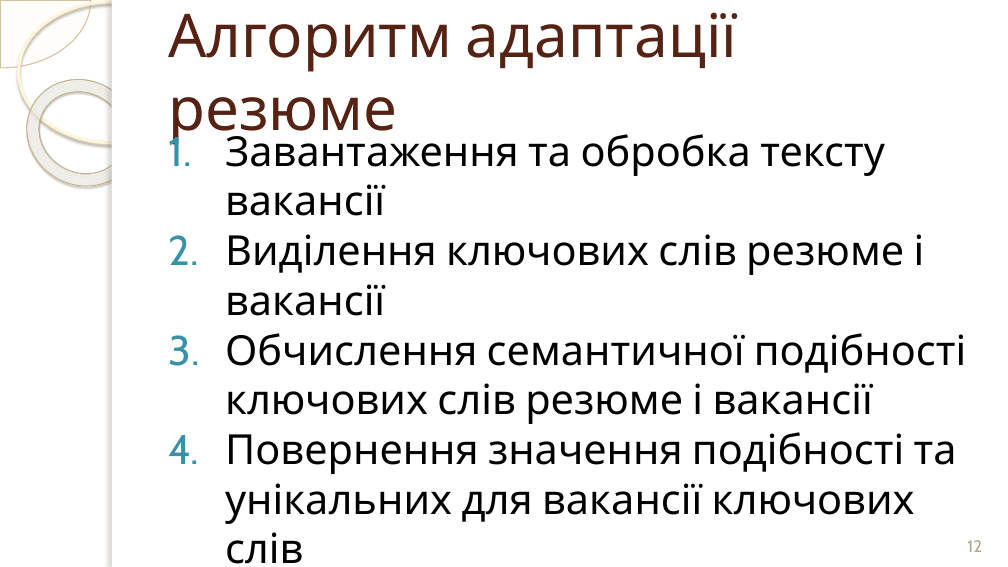
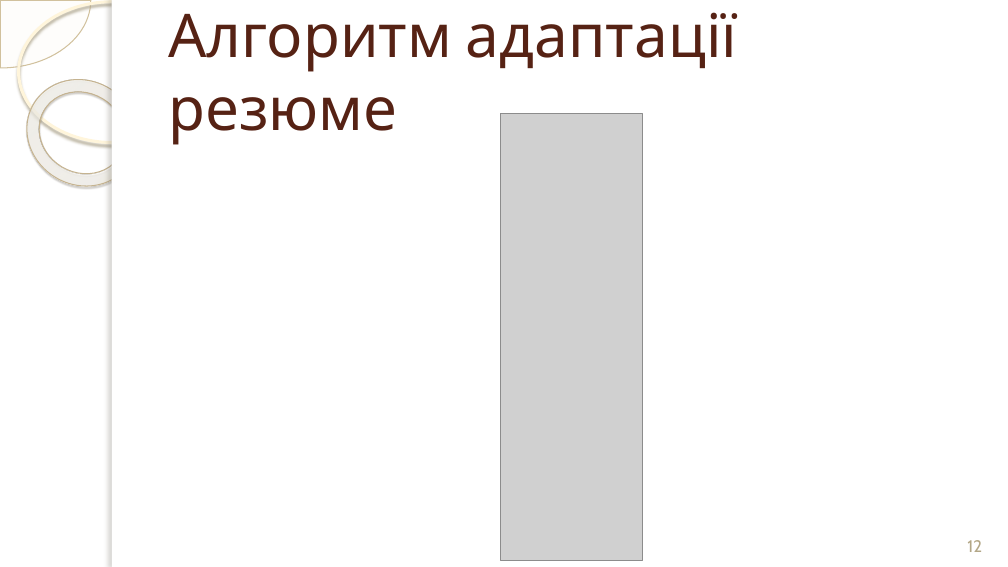
Before and after one commit to Kipish-ss/KolybaResume, a slide deck: slide 12 of docs/Common/доповідь.pptx. Drawn at 1008x567 pixels with LibreOffice and Linux fonts; fonts in the diff are those of the drawing; grey boxes stand for pictures; background and template pictures are left out. Boxes give left, top, right and bottom in pixels: in the first picture for what was removed or moved away, otherwise in the second. Text is boxed around its words. In the diff, an @@ line names an element or a change of style, - is before the commit and + after.

```diff
--- a/docs/Common/доповідь.pptx
+++ b/docs/Common/доповідь.pptx
@@ picture added at <box>501,113,642,560</box> @@
@@ text removed at <box>225,127,966,524</box> @@
-1. Завантаження та обробка тексту вакансії
-2. Виділення ключових слів резюме і вакансії
-3. Обчислення семантичної подібності ключових слів резюме і вакансії
-4. Повернення значення подібності та унікальних для вакансії ключових слів
```
Also in this commit, not shown: 3 other slides changed.
